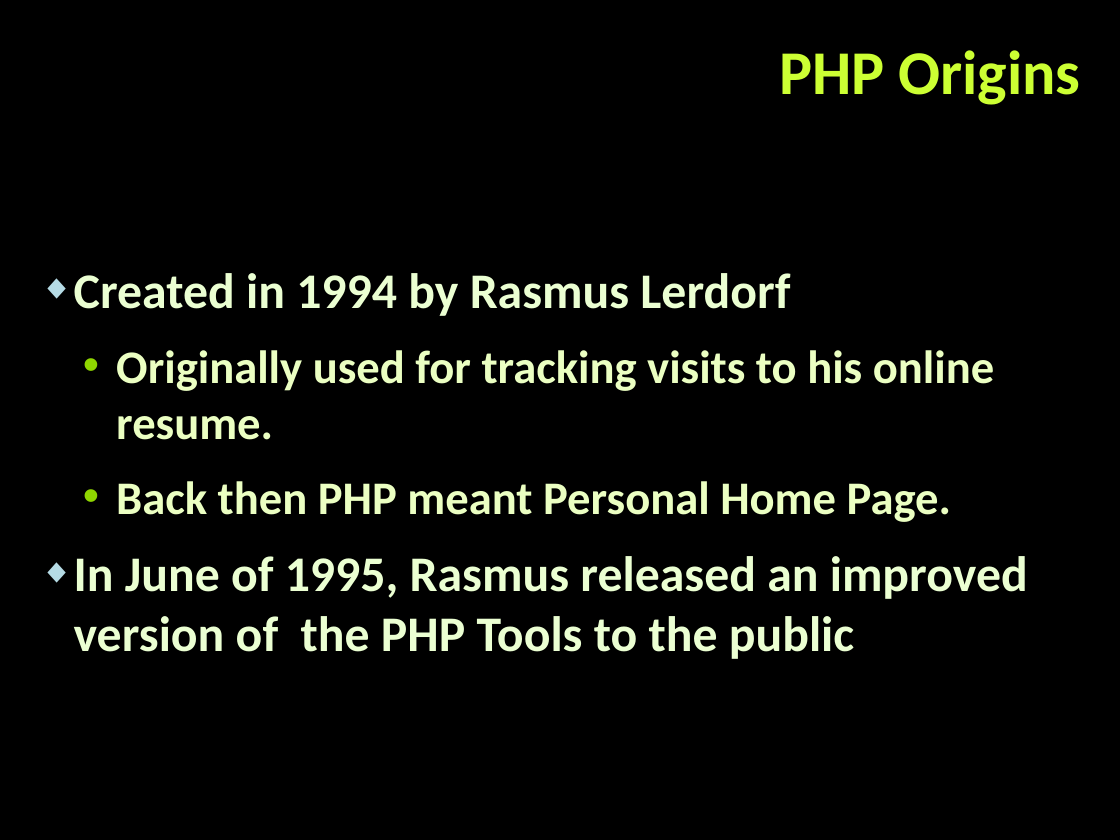
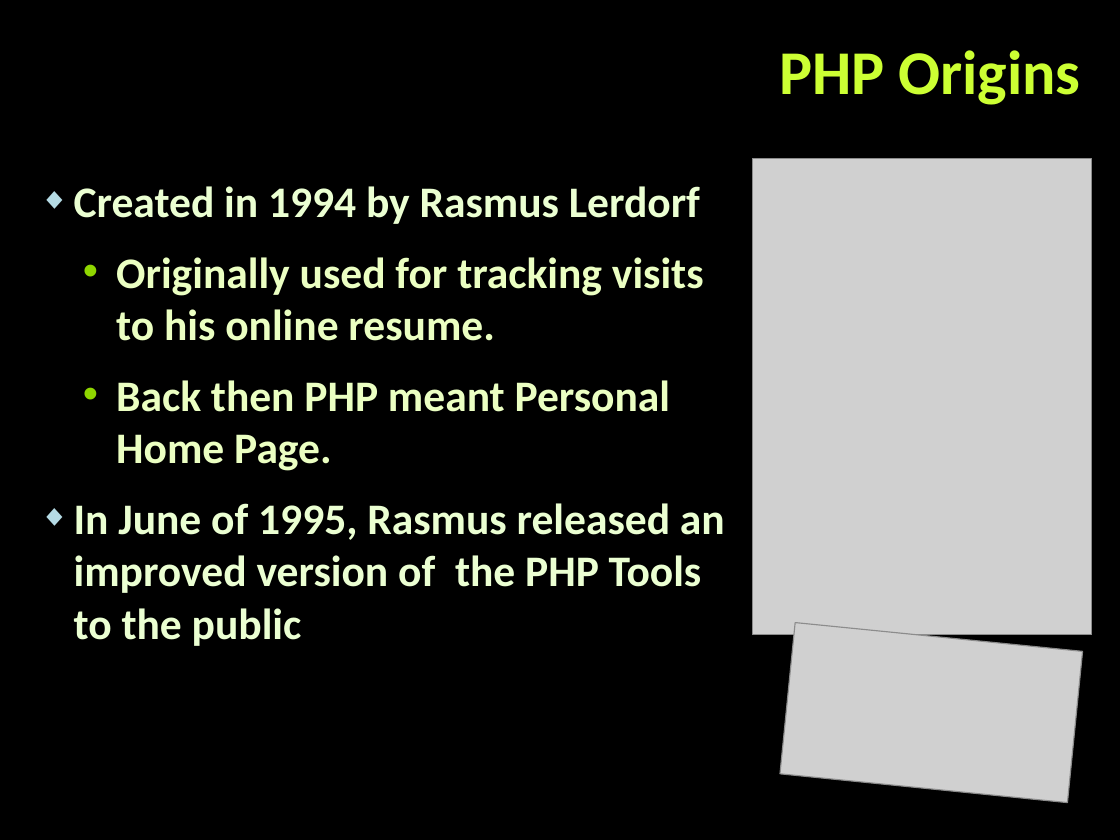
Before and after one commit to tanzhur/PHP_MVC-seminar, a slide deck: slide 4 of PHP_MVC.pptx. Drawn at 1120x840 pixels with LibreOffice and Linux fonts; fonts in the diff are those of the drawing; grey boxes stand for pictures; background and template pictures are left out. Boxes give left, top, right and bottom in pixels: in the first picture for what was removed or moved away, otherwise in the second. Text is boxed around its words. In the diff, an @@ line names an element or a change of style, - is before the commit and + after.

```diff
--- a/PHP_MVC.pptx
+++ b/PHP_MVC.pptx
@@ text "Created in 1994 by Rasmus ...": place and size @@
-text "Created in 1994 by Rasmus ..." at [74, 273, 1028, 659]
+text "Created in 1994 by Rasmus ..." at [74, 186, 725, 593]
@@ text "Created in 1994 by Rasmus ..." at [74, 186, 725, 593]: size 32 to 28 pt in "Created in 1994 by Rasmus Lerdorf", "In June of 1995, Rasmus released an ..."; size 30 to 28 pt in "Originally used for tracking visits to his ...", "Back then PHP meant Personal Home Page." @@
@@ picture added at [753, 159, 1092, 635] @@
@@ picture added at [781, 622, 1083, 802] @@
```
Also in this commit, not shown: 24 other slides changed, 6 slides added, 2 slides removed.
